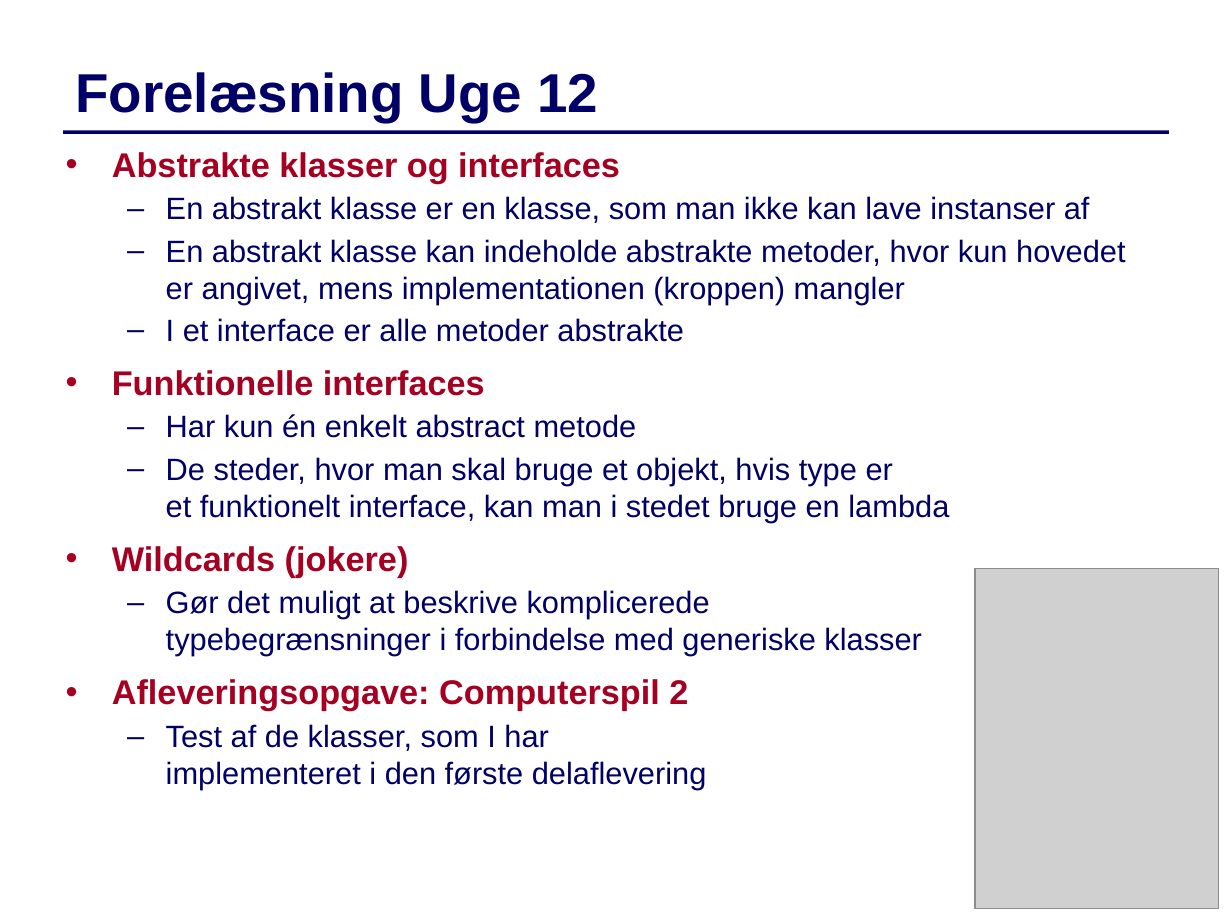
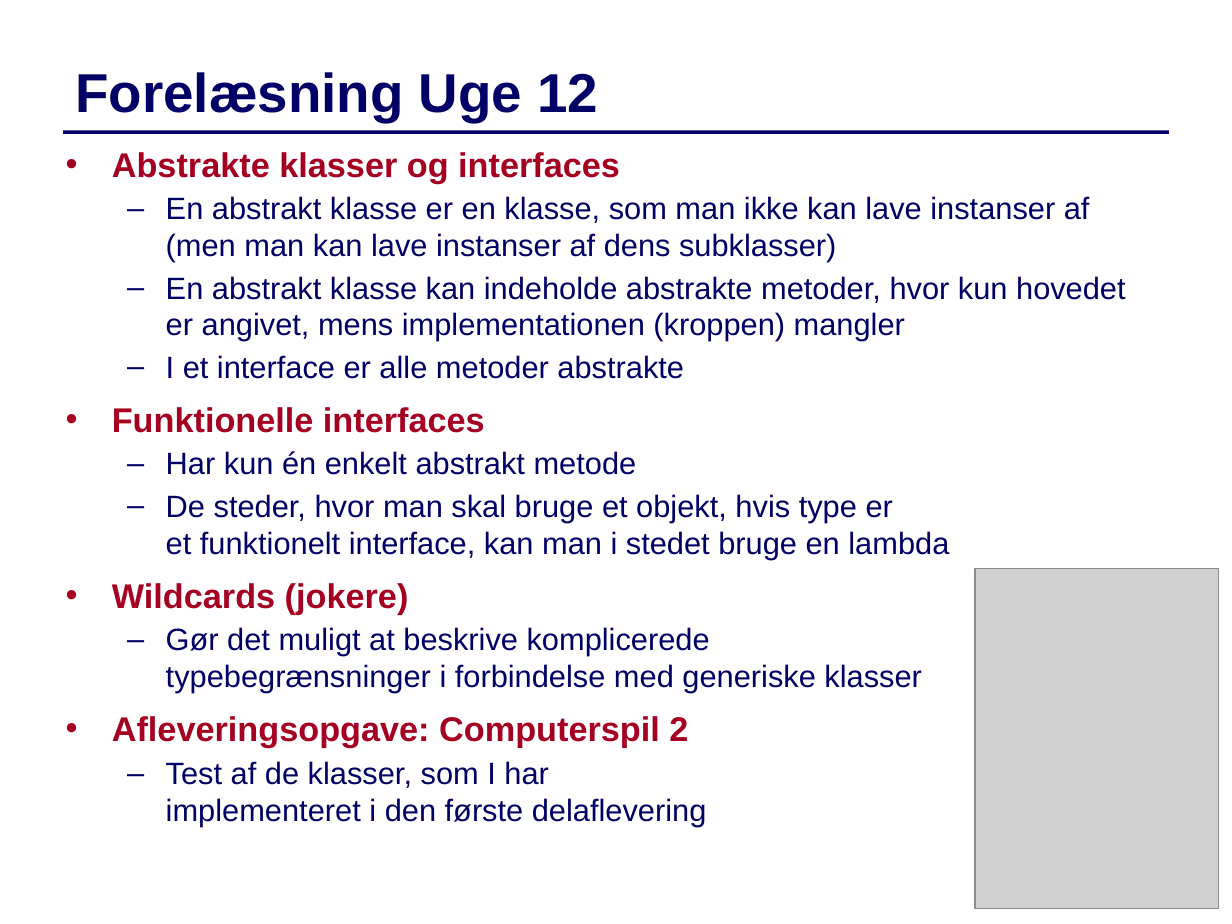
Before and after one commit to IntProgAU/Materiale, a slide deck: slide 1 of web/e21/uge_12/Slides-Uge12.pptx. Drawn at 1232x924 pixels with LibreOffice and Linux fonts; fonts in the diff are those of the drawing; grey boxes stand for pictures. Boxes give left, top, right and bottom in pixels: in the first picture for what was removed or moved away, otherwise in the second. Text is boxed around its words. In the diff, an @@ line names an element or a change of style, - is before the commit and + after.

```diff
--- a/web/e21/uge_12/Slides-Uge12.pptx
+++ b/web/e21/uge_12/Slides-Uge12.pptx
@@ text at box(166, 196, 1090, 262): text changed @@
-  – En abstrakt klasse er en klasse, som man ikke kan lave instanser af
+  – En abstrakt klasse er en klasse, som man ikke kan lave instanser af (men man kan lave instanser af dens subklasser)
@@ text at box(166, 451, 637, 475): text changed @@
-  – Har kun én enkelt abstract metode
+  – Har kun én enkelt abstrakt metode
```
Also in this commit, not shown: 13 other slides changed, 1 slide added, 1 other file.
